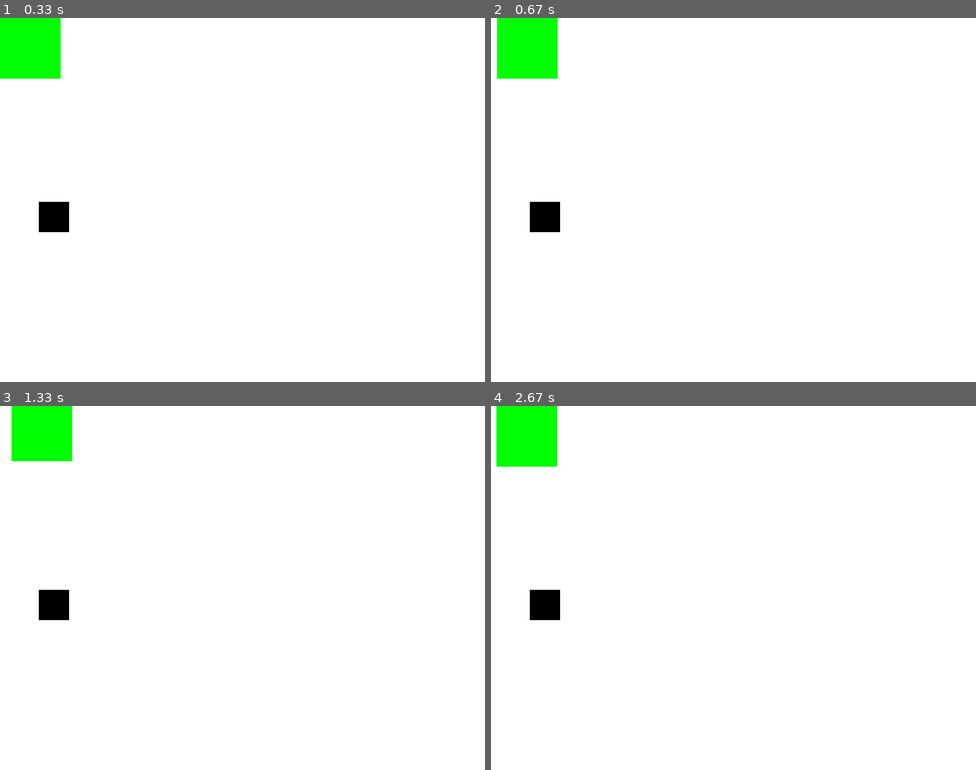
Above: before the commit, frames 1-4 (two rows, left to right).
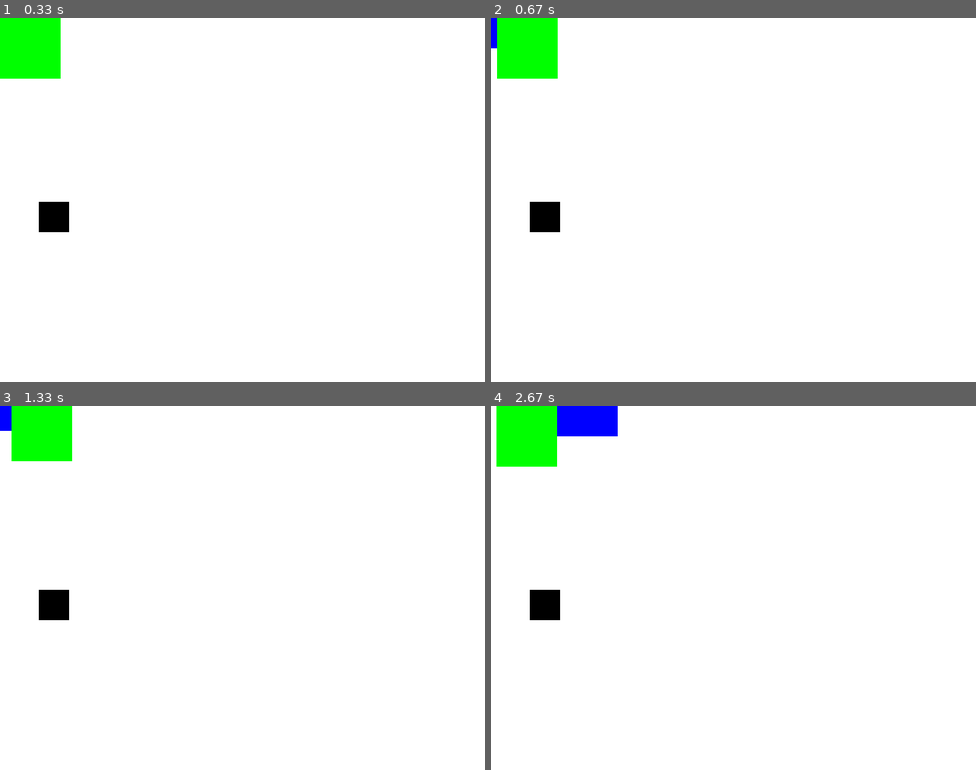
Above: after the commit, the same moments.

Repository: Dragoman23/Pygame-Snake-Game
Game: pygame game, started from snake.py
Two runs of this game, one before a commit and one after it. Both use one fixed random seed, a clock stepped at 60 frames per second and the inputs below.
Inputs:
- Up to frame 1 (0.33 s): no input
- Up to frame 2 (0.67 s): hold Right from 0.33 s (still down)
- Up to frame 3 (1.33 s): release Right at 0.8 s; hold Up 0.83-1.13 s; hold Right from 1.17 s (still down)
- Up to frame 4 (2.67 s): release Right at 1.63 s; hold Left 1.67-2.2 s; hold Down 2.23-2.53 s; hold Left from 2.57 s (still down)

Frame 1 is identical in both runs. In frame 2, 0.1% of the frame differs, in the area x 0-2%, y 0-9%; in frame 3, 0.2%; in frame 4, 1.0%, in the area x 13-27%, y 0-9%.

Commit message:
added a "tail" with minimal functionality. The tail is a list of surfaces that follow the player around. The tail is drawn on the container surface, which is then drawn on the window surface. The tail is updated every frame, and the length of the tail is determined by the score. The tail is drawn behind the player, so it appears to be following the player around.

Diff:
--- a/snake.py
+++ b/snake.py
@@ -79,6 +79,23 @@
         player_x += player_vel_x
         player_y += player_vel_y
 
+        if player_vel_x > 0:
+            adder_x = player_x - player.get_width()
+            adder_y = player_y
+
+        if player_vel_x < 0:
+            adder_x = player_x + player.get_width()
+            adder_y = player_y
+
+        if player_vel_y > 0:
+            adder_x = player_x
+            adder_y = player_y - player.get_height()
+
+        if player_vel_y < 0:
+            adder_x = player_x
+            adder_y = player_y + player.get_height()
+
+        window.blit(adder, (adder_x, adder_y))
         window.blit(player, (player_x,player_y))
 
 
